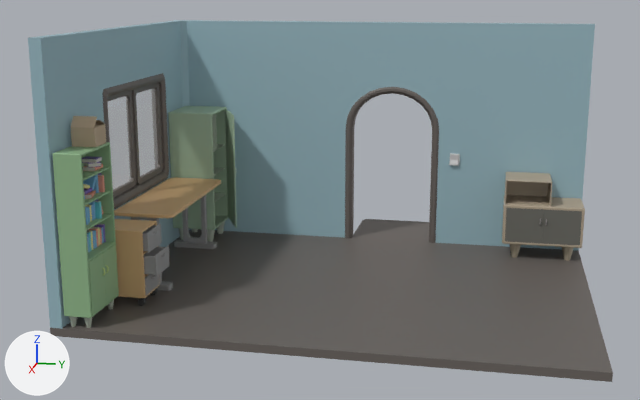
The Blender file Room/Room.blend: old version first, new version second.
Before and after are seen from a camera (50 mm lens) standing at (10.74, 2.41, 3.95) and looking at (-0.58, 0.15, 1.12). The lights are fixed; the arrows at lower left show +X, +Y and +Z.

Objects in the first picture: '地板', '墙壁', '平面', '平面.001', '平面.002', '窗户右', '窗户外框', '立方体', '立方体.002', '立方体.012', '立方体.013', '门'.
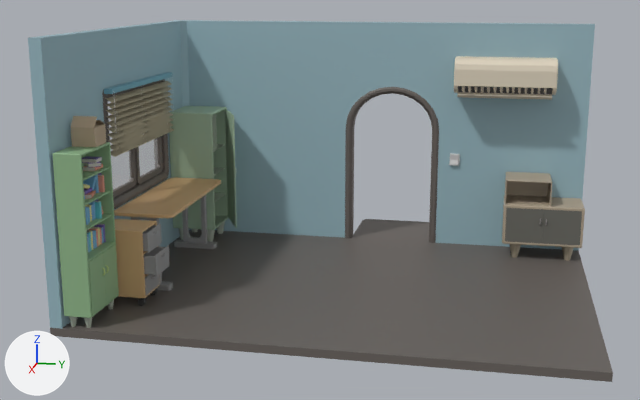
Boxes [x1, y1, x2, y2] around the edits, measured in the pictures (640 x 400 px):
'立方体.060', added
    after: [454, 56, 558, 95]
    faces in mat_空调 (light grey #ded3be): [454, 56, 558, 95]
    faces in mat_空调换气 (dark grey #545353): [458, 86, 553, 94]
'Venetian_slats', added
    after: [105, 81, 173, 157]
'立方体.061', added
    after: [457, 92, 552, 100]
'VenetianFrame', added (cyan)
    after: [104, 72, 173, 94]
'Venetian_base', added
    after: [111, 127, 174, 157]
'立方体.077', added
    after: [460, 57, 536, 59]

The change, as a diff of the scene's bpy script:
```diff
--- a/Room/Room.blend.py
+++ b/Room/Room.blend.py
@@ me_venetian_base @@
+me_venetian_base.from_pydata([(-1.05, -0.05, 0.0), (-1.05, 0.05, 0.0), (1.05, 0.05, 0.0), (1.05, -0.05, 0.0), (-1.05, -0.05, 0.0), (-1.05, 0.05, 0.0), (1.05, 0.05, 0.0), (1.05, -0.05, 0.0)], [], [(0, 3, 2, 1), (0, 1, 5, 4), (1, 2, 6, 5), (2, 6, 7, 3), (5, 6, 7, 4), (0, 4, 7, 3)])
+me_venetian_base.materials.append(mat_窗帘)  # beige #b4aa8f
@@ cu_string_f_r_170 @@
+cu_string_f_r_170 = bpy.data.curves.new('String.f.R.170', 'CURVE')
+cu_string_f_r_170.dimensions = '3D'
+_sp = cu_string_f_r_170.splines.new('BEZIER'); _sp.bezier_points.add(1)
+_sp.bezier_points.foreach_set('co', [0.0, 0.0, 0.1, 0.0, 0.0, -0.703])
+_sp.bezier_points.foreach_set('handle_left', [0.0, 0.0, 0.0, 0.0, 0.0, 0.0])
+_sp.bezier_points.foreach_set('handle_right', [0.0, 0.0, 0.0, 0.0, 0.0, 0.0])
+cu_string_f_r_170.bevel_resolution = 5
+cu_string_f_r_170.bevel_depth = 0.001
+cu_string_f_r_170.fill_mode = 'FRONT'
@@ cu_string_f_c_170 @@
+cu_string_f_c_170 = bpy.data.curves.new('String.f.C.170', 'CURVE')
+cu_string_f_c_170.dimensions = '3D'
+_sp = cu_string_f_c_170.splines.new('BEZIER'); _sp.bezier_points.add(1)
+_sp.bezier_points.foreach_set('co', [0.0, 0.0, 0.1, 0.0, 0.0, -0.703])
+_sp.bezier_points.foreach_set('handle_left', [0.0, 0.0, 0.0, 0.0, 0.0, 0.0])
+_sp.bezier_points.foreach_set('handle_right', [0.0, 0.0, 0.0, 0.0, 0.0, 0.0])
+cu_string_f_c_170.bevel_resolution = 5
+cu_string_f_c_170.bevel_depth = 0.001
+cu_string_f_c_170.fill_mode = 'FRONT'
@@ cu_string_f_l_170 @@
+cu_string_f_l_170 = bpy.data.curves.new('String.f.L.170', 'CURVE')
+cu_string_f_l_170.dimensions = '3D'
+_sp = cu_string_f_l_170.splines.new('BEZIER'); _sp.bezier_points.add(1)
+_sp.bezier_points.foreach_set('co', [0.0, 0.0, 0.1, 0.0, 0.0, -0.703])
+_sp.bezier_points.foreach_set('handle_left', [0.0, 0.0, 0.0, 0.0, 0.0, 0.0])
+_sp.bezier_points.foreach_set('handle_right', [0.0, 0.0, 0.0, 0.0, 0.0, 0.0])
+cu_string_f_l_170.bevel_resolution = 5
+cu_string_f_l_170.bevel_depth = 0.001
+cu_string_f_l_170.fill_mode = 'FRONT'
@@ cu_string_r_170 @@
+cu_string_r_170 = bpy.data.curves.new('String.R.170', 'CURVE')
+cu_string_r_170.dimensions = '3D'
+_sp = cu_string_r_170.splines.new('BEZIER'); _sp.bezier_points.add(1)
+_sp.bezier_points.foreach_set('co', [0.0, 0.0, 0.1, 0.0, 0.0, -0.675])
+_sp.bezier_points.foreach_set('handle_left', [0.0, 0.0, 0.0, 0.0, 0.0, 0.0])
+_sp.bezier_points.foreach_set('handle_right', [0.0, 0.0, 0.0, 0.0, 0.0, 0.0])
+cu_string_r_170.bevel_resolution = 5
+cu_string_r_170.bevel_depth = 0.001
+cu_string_r_170.fill_mode = 'FULL'
@@ cu_string_c_170 @@
+cu_string_c_170 = bpy.data.curves.new('String.C.170', 'CURVE')
+cu_string_c_170.dimensions = '3D'
+_sp = cu_string_c_170.splines.new('BEZIER'); _sp.bezier_points.add(1)
+_sp.bezier_points.foreach_set('co', [0.0, 0.0, 0.1, 0.0, 0.0, -0.675])
+_sp.bezier_points.foreach_set('handle_left', [0.0, 0.0, 0.0, 0.0, 0.0, 0.0])
+_sp.bezier_points.foreach_set('handle_right', [0.0, 0.0, 0.0, 0.0, 0.0, 0.0])
+cu_string_c_170.bevel_resolution = 5
+cu_string_c_170.bevel_depth = 0.001
+cu_string_c_170.fill_mode = 'FULL'
@@ ob_立方体_077 @@
+ob_立方体_077 = bpy.data.objects.new('立方体.077', me_立方体_083)  # 244 vertices, 216 faces; spans x -0.58..0.24, y -2.58..2.58, z 0.94..0.97; in mat_空调 (light grey #ded3be), mat_空调换气 (dark grey #545353)
+ob_立方体_077.location = (-2.13, 2.5, 2.66)
+ob_立方体_077.scale = (0.251, 0.251, 0.251)
@@ ob_立方体_061 @@
+ob_立方体_061 = bpy.data.objects.new('立方体.061', me_立方体_066)  # 36 vertices, 34 faces; spans x -0.04..0.56, y -2.58..2.58, z 0.02..0.52; in mat_空调 (light grey #ded3be)
+ob_立方体_061.location = (-2.06, 2.5, 2.41)
+ob_立方体_061.rotation_euler = (0.0, 0.733, 0.0)  # degrees (0, 42, 0)
+ob_立方体_061.scale = (0.251, 0.251, 0.251)
@@ ob_立方体_060 @@
+ob_立方体_060 = bpy.data.objects.new('立方体.060', me_立方体_065)  # 126 vertices, 118 faces; spans x -0.85..0.85, y -2.81..2.81, z -0.97..1.0; in mat_空调 (light grey #ded3be), mat_空调换气 (dark grey #545353)
+ob_立方体_060.location = (-2.13, 2.5, 2.66)
+ob_立方体_060.scale = (0.251, 0.251, 0.251)
@@ ob_venetian_base @@
+ob_venetian_base = bpy.data.objects.new('Venetian_base', me_venetian_base)
+ob_venetian_base.parent = ob_venetian_slats
+ob_venetian_base.location = (-0.48, -2.275, 1.861)
+ob_venetian_base.rotation_euler = (0.524, 0.0, -3.142)  # degrees (30, 0, -180)
@@ ob_venetian_slats @@
+ob_venetian_slats = bpy.data.objects.new('Venetian_slats', me_venetian_slats)  # 400 vertices, 240 faces; spans x -1.05..1.05, y -0.04..0.04, z -0.36..0.36; in mat_窗帘 (beige #b4aa8f)
+ob_venetian_slats.parent = ob_venetianframe
+ob_venetian_slats.location = (-0.48, -2.274, 2.199)
+ob_venetian_slats.rotation_euler = (0.0, 0.0, -3.142)  # degrees (0, 0, -180)
@@ ob_venetianframe @@
+ob_venetianframe = bpy.data.objects.new('VenetianFrame', me_venetianfrane)  # a box spanning x -1.05..1.05, y -0.05..0.05, z -0.03..0.03; in mat_窗帘头 (cyan #6fa7b8)
+ob_venetianframe.location = (-0.48, -2.27, 2.65)
@@ ob_string_f_r @@
+ob_string_f_r = bpy.data.objects.new('String.f.R', cu_string_f_r_170)
+ob_string_f_r.parent = ob_venetian_slats
+ob_string_f_r.location = (0.422, -2.229, 2.539)
+ob_string_f_r.rotation_euler = (0.0, 0.0, -3.142)  # degrees (0, 0, -180)
@@ ob_string_f_c @@
+ob_string_f_c = bpy.data.objects.new('String.f.C', cu_string_f_c_170)
+ob_string_f_c.parent = ob_venetian_slats
+ob_string_f_c.location = (-0.48, -2.229, 2.539)
+ob_string_f_c.rotation_euler = (0.0, 0.0, -3.142)  # degrees (0, 0, -180)
@@ ob_string_f_l @@
+ob_string_f_l = bpy.data.objects.new('String.f.L', cu_string_f_l_170)
+ob_string_f_l.parent = ob_venetian_slats
+ob_string_f_l.location = (-1.382, -2.229, 2.539)
+ob_string_f_l.rotation_euler = (0.0, 0.0, -3.142)  # degrees (0, 0, -180)
@@ ob_string_r @@
+ob_string_r = bpy.data.objects.new('String.R', cu_string_r_170)
+ob_string_r.parent = ob_venetian_slats
+ob_string_r.location = (0.422, -2.274, 2.539)
+ob_string_r.rotation_euler = (0.0, 0.0, -3.142)  # degrees (0, 0, -180)
@@ ob_string_c @@
+ob_string_c = bpy.data.objects.new('String.C', cu_string_c_170)
+ob_string_c.parent = ob_venetian_slats
+ob_string_c.location = (-0.48, -2.274, 2.539)
+ob_string_c.rotation_euler = (0.0, 0.0, -3.142)  # degrees (0, 0, -180)
```
